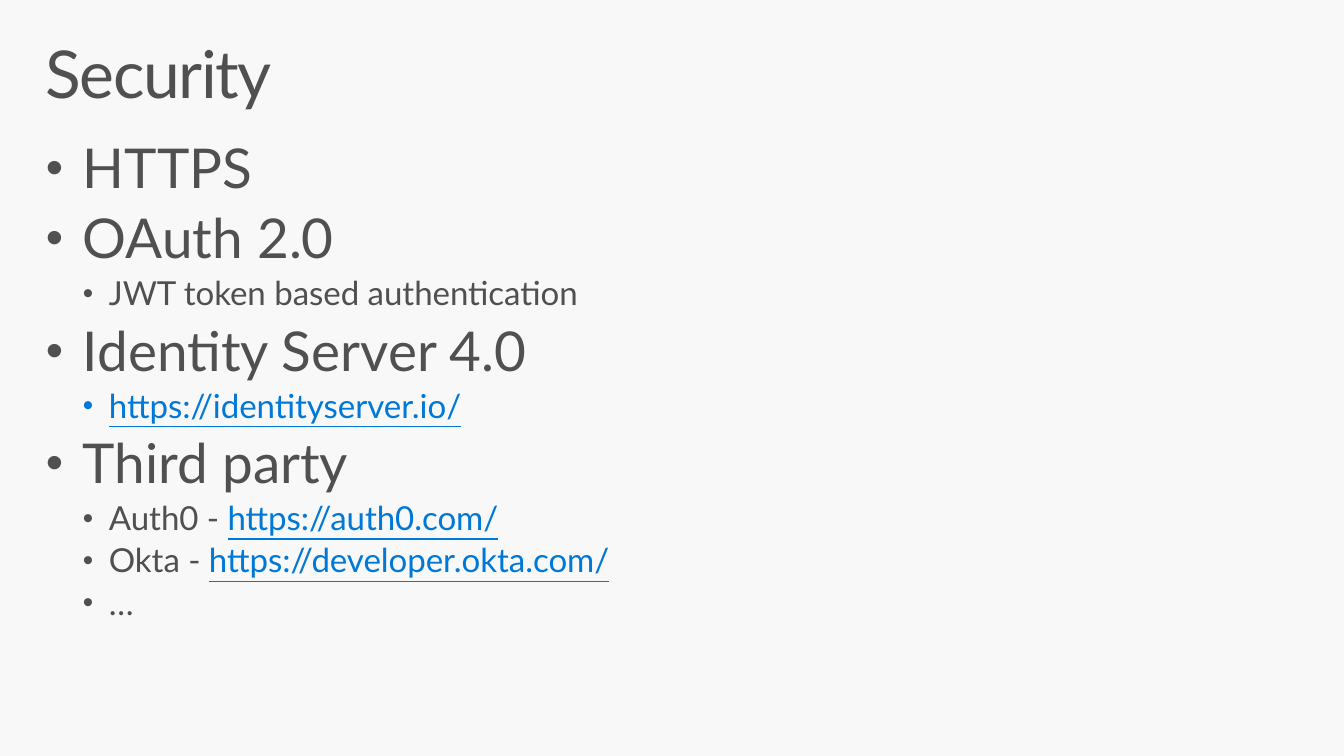
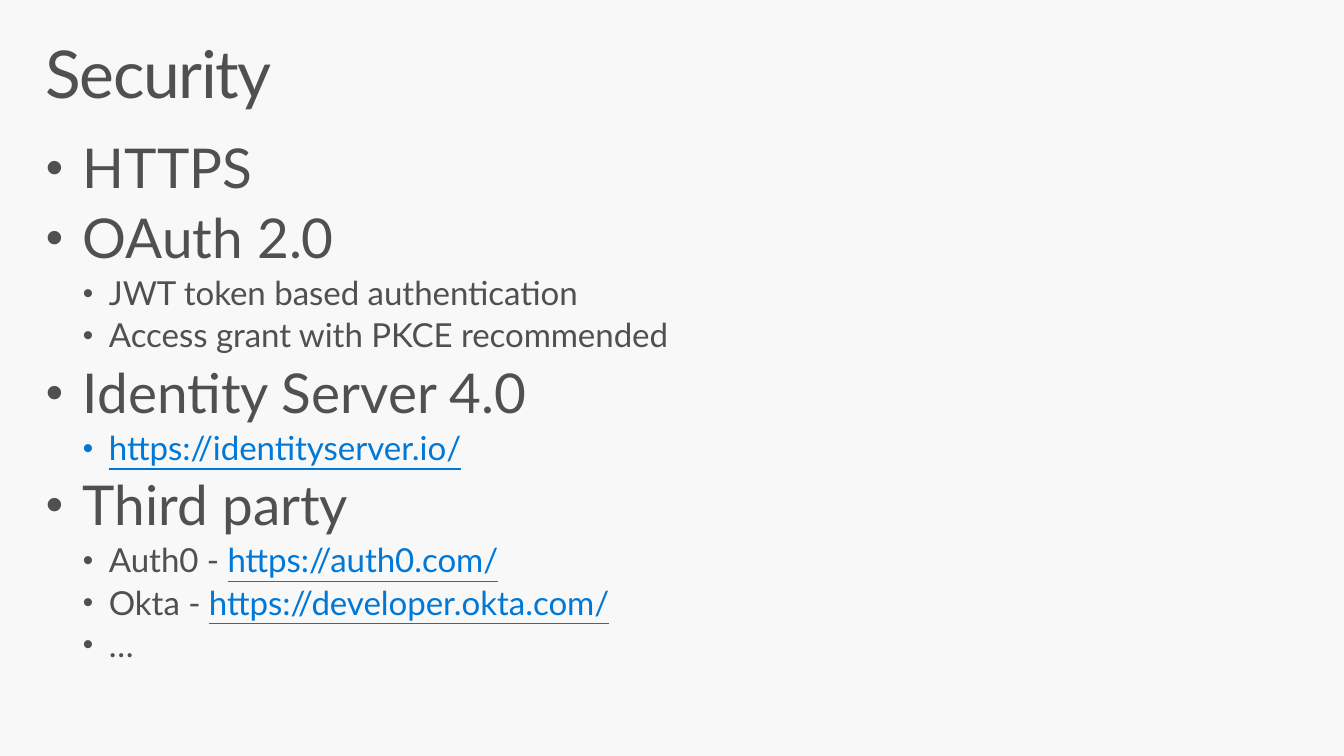
Before and after one commit to jlamch/.net-core, a slide deck: slide 21 of 2.rest-api-introduction.pptx (slide 9 before the commit). Drawn at 1344x756 pixels with LibreOffice and Linux fonts; fonts in the diff are those of the drawing. Boxes give left, top, right and bottom in pixels: in the first picture for what was removed or moved away, otherwise in the second. Text is boxed around its words. In the diff, an @@ line names an element or a change of style, - is before the commit and + after.

```diff
--- a/2.rest-api-introduction.pptx
+++ b/2.rest-api-introduction.pptx
@@ text at (109, 322, 668, 353): paragraph added @@
+  • Access grant with PKCE recommended
```
Also in this commit, not shown: 5 other slides changed, 3 slides added, 1 other file.
